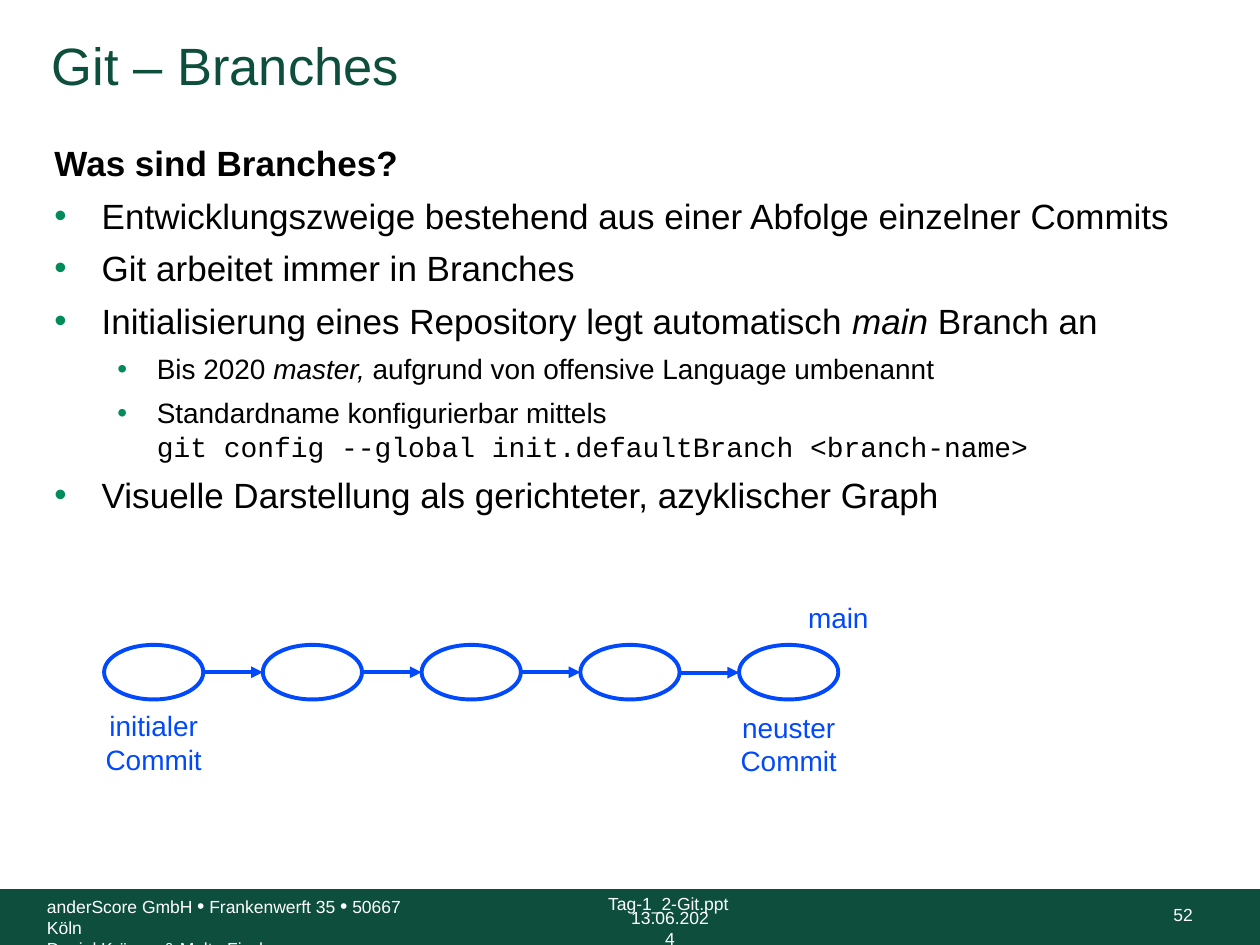
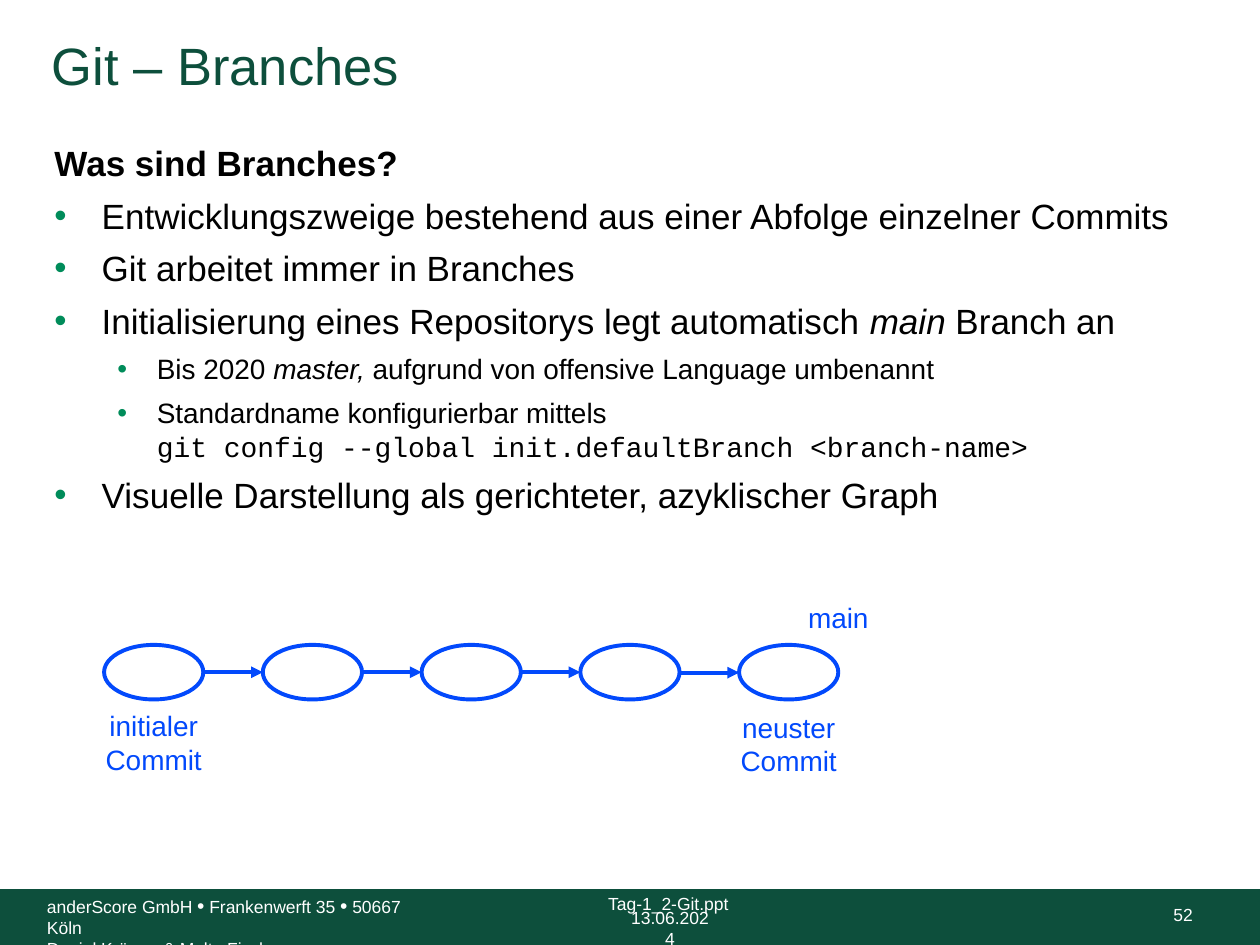
Before and after one commit to anderscore-gmbh/gitlab, a slide deck: slide 52 of slides/Tag-1_2-Git.pptx. Drawn at 1260x945 pixels with LibreOffice and Linux fonts; fonts in the diff are those of the drawing; background and template pictures are left out. Boxes give left, top, right and bottom in pixels: in the first picture for what was removed or moved away, otherwise in the second. Text is boxed around its words. In the diff, an @@ line names an element or a change of style, - is before the commit and + after.

```diff
--- a/slides/Tag-1_2-Git.pptx
+++ b/slides/Tag-1_2-Git.pptx
@@ text at <box>102,308,1115,340</box>: text changed @@
-• Initialisierung eines Repository legt automatisch main Branch an
+• Initialisierung eines Repositorys legt automatisch main Branch an
```
Also in this commit, not shown: 12 other slides changed, 5 other files.
